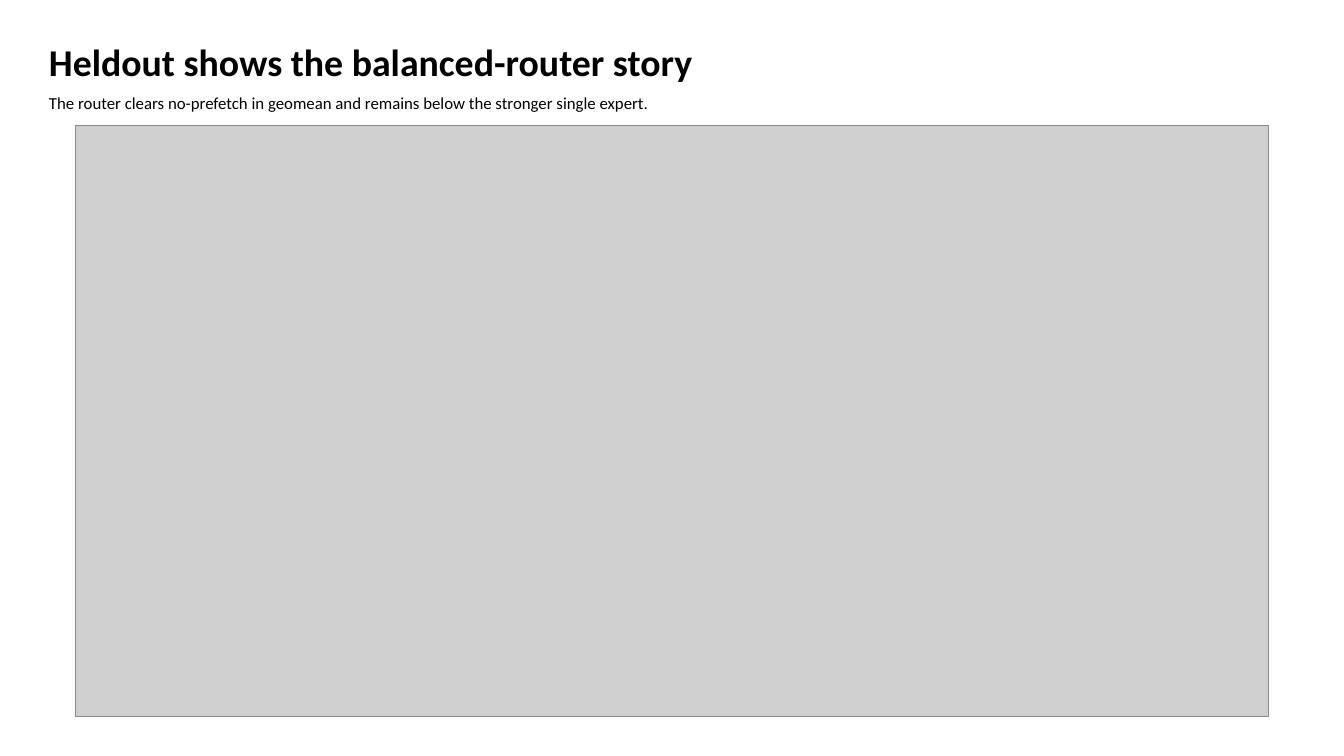
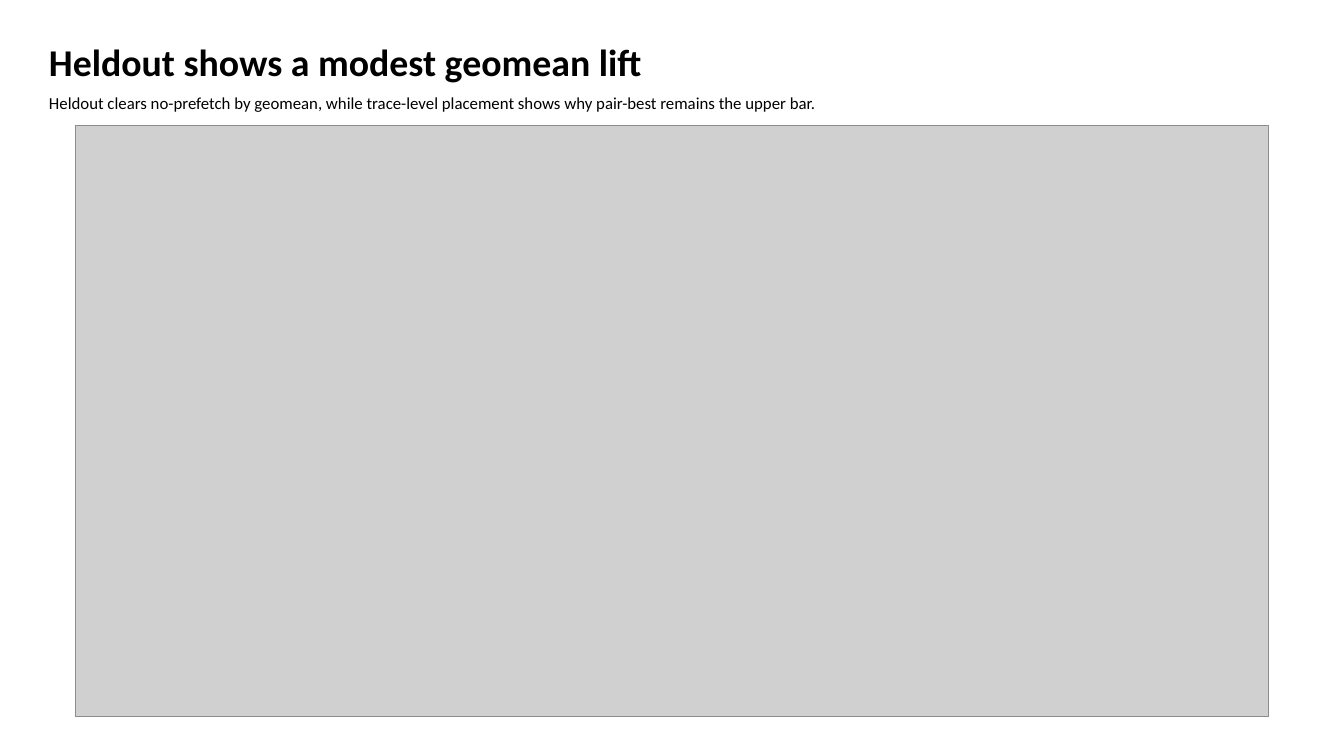
Before and after one commit to GithuBarry/Mixture-of-Prefetchers, a slide deck: slide 5 of slides/mop_stage2_final/output/output.pptx. Drawn at 1344x756 pixels with LibreOffice and Linux fonts; fonts in the diff are those of the drawing; grey boxes stand for pictures. Boxes give left, top, right and bottom in pixels: in the first picture for what was removed or moved away, otherwise in the second. Text is boxed around its words. In the diff, an @@ line names an element or a change of style, - is before the commit and + after.

```diff
--- a/slides/mop_stage2_final/output/output.pptx
+++ b/slides/mop_stage2_final/output/output.pptx
@@ text at bbox=[49, 49, 642, 83]: text changed @@
-Heldout shows the balanced-router story
+Heldout shows a modest geomean lift
@@ text at bbox=[49, 97, 815, 112]: text changed @@
-The router clears no-prefetch in geomean and remains below the stronger single expert.
+Heldout clears no-prefetch by geomean, while trace-level placement shows why pair-best remains the upper bar.
```
Also in this commit, not shown: 7 other slides changed, 11 other files.
